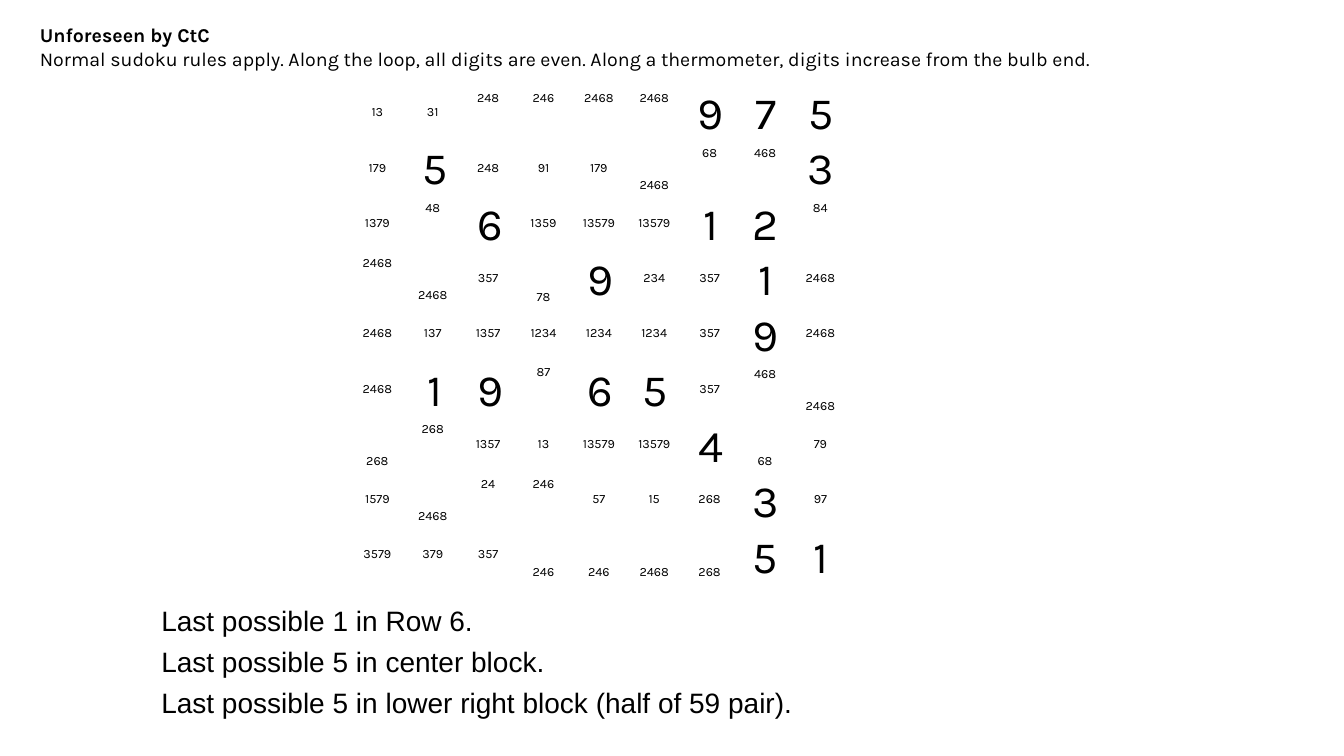
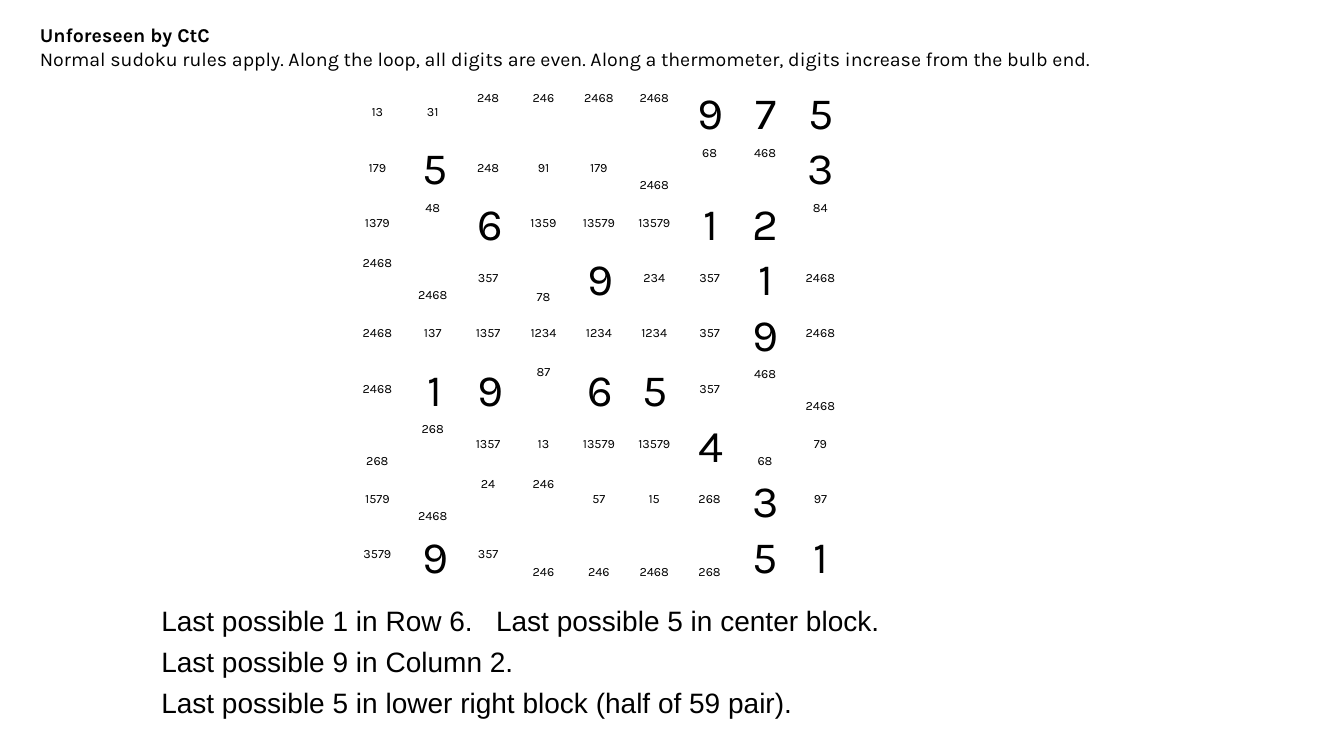
Before and after one commit to jhardis/WSJ_Number_Puzzles, a slide deck: slide 10 of 20261010_2.pptx. Drawn at 1344x756 pixels with LibreOffice and Linux fonts; fonts in the diff are those of the drawing; background and template pictures are left out. Boxes give left, top, right and bottom in pixels: in the first picture for what was removed or moved away, otherwise in the second. Text is boxed around its words. In the diff, an @@ line names an element or a change of style, - is before the commit and + after.

```diff
--- a/20261010_2.pptx
+++ b/20261010_2.pptx
@@ text removed at (422,550,443,558) @@
-379
@@ text added at (422,544,448,574), 32 pt, text #000000 @@
+9
@@ text at (161,610,879,677): text changed @@
-Last possible 1 in Row 6.
-Last possible 5 in center block.
+Last possible 1 in Row 6. Last possible 5 in center block.
+Last possible 9 in Column 2.
```
Also in this commit, not shown: 11 other slides changed.
